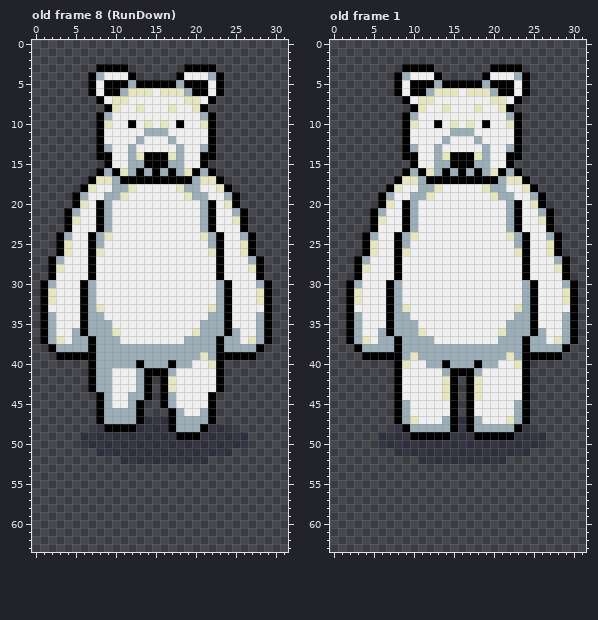
A pixel-art file gets an edit: art/player.aseprite. That is the earlier state.
32x64 pixels, 114 frames. Shown: old frame 8 (RunDown), old frame 1. The commit also changed other frames, which this record leaves out.
Now the later version:
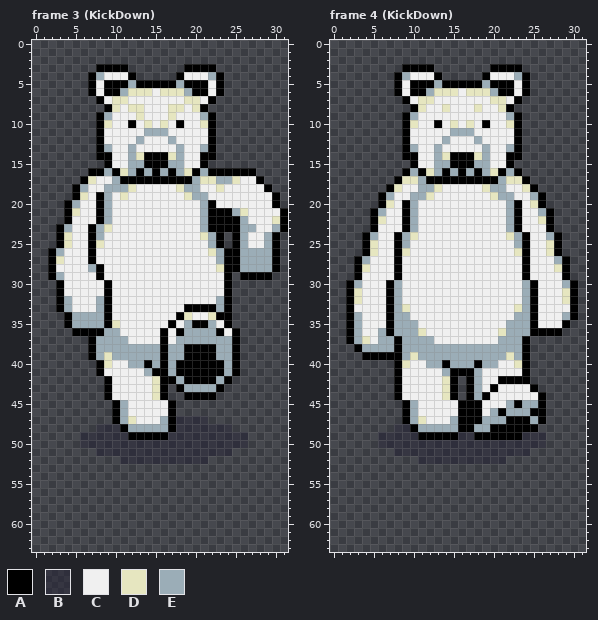
Palette (. is transparent): A #000000  B #22203473  C #f0f0f0  D #e6e6c0  E #9badb7
A new or re-ordered frame is compared with the old frame closest to it.
What changed:
frames 114 -> 120
Changed rows in their new state; - is an unchanged pixel.
Frame 3 (KickDown) is new; against old frame 8 (RunDown), layer "Layer 2":
first column x 12:
 8 D-----D
 9 -D---D-
first column x 1:
16 ------A---------------AAAAA----
17 -----ADCC-------------EEDCCA---
18 ----AEC-E--------------CCCCCA--
19 -----D-A-C-------------CCCCCCA-
20 ---AEC-----------------CCCCCCA-
21 ----D-----------------AA-DCCCCA
22 ----C-----------------AAAECCCDA
23 --AE--AED-------------AAAEECCEA
24 ---D----C--------------.A-CCEA-
25 -------D---------------.AECCEA-
26 -AEC---C--------------EAAEEEEA-
27 --D-------------------EAAE-EEA-
28 --C---EA--------------DAAEEEEA-
29 --E---CA--------------CA.AA-A--
30 ..A--CC-A-------------C-.....--
31 ..A--CC-A-------------C-.....--
32 ..AE-CCEA---------------.....--
33 ..AE-CCEA---------AAAA--.....--
34 ...AEE--A--------AD--DA-.....--
35 ...AEE--AD------A-EAA-C-.....--
36 ....A-AA-E-----A-AEE--ACA....--
37 ......----E----A-E----E-A....--
38 -.....---------A--AAAAE-A...---
39 --....--D------A--AAAAEE-..----
40 ------.ADCC-EA-AEAAAAA-EA------
41 ------.AC---CE---AAAAA-EA------
42 ------..A---CCD-AEAAAAEA-------
43 ------..A---CCD-.AEEEE---------
44 -------.A--CCCD-..AAA----------
45 -------..AECCCCCA.....---------
46 -------..A-CCCCC-.....---------
47 -------..A-DCCCE-BBBB.---------
48 --------BB-EEEEE-BBBB----------
49 -----------AAAAA-BBB-----------
Frame 4 (KickDown) is new; against old frame 1, layer "Layer 2":
first column x 8:
35 ---------------------A.
36 ------------------AAA..
37 -----------------......
38 -----------------.....-
39 -----------------....--
42 ----------E--AAA-------
43 ----------E-A---CA-----
44 ----------EA----CCA----
45 .AE----CA-A---EAEEA----
46 .AE----CA-A-EAE-EAA----
47 .AED--CEA-AEEEAA-EA----
48 -BA----EA---AAA-AA-----
49 --B----A-------A-------
